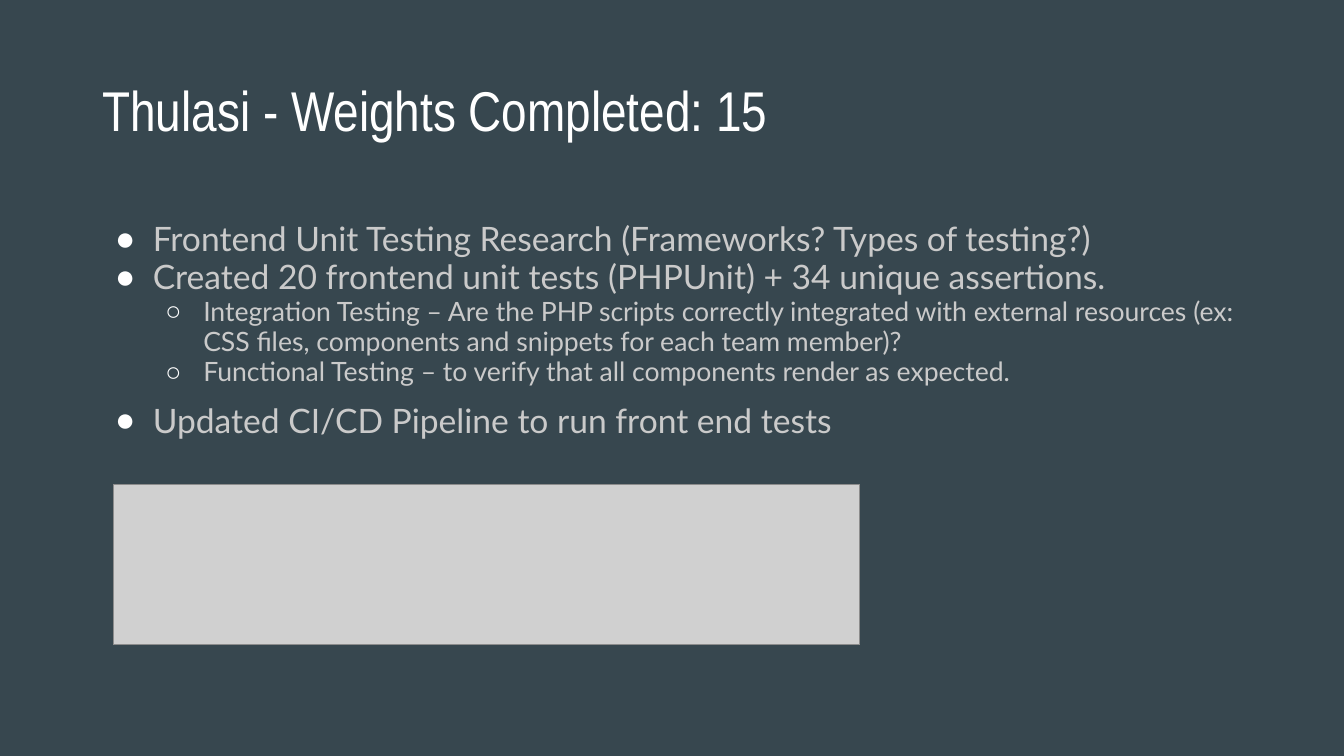
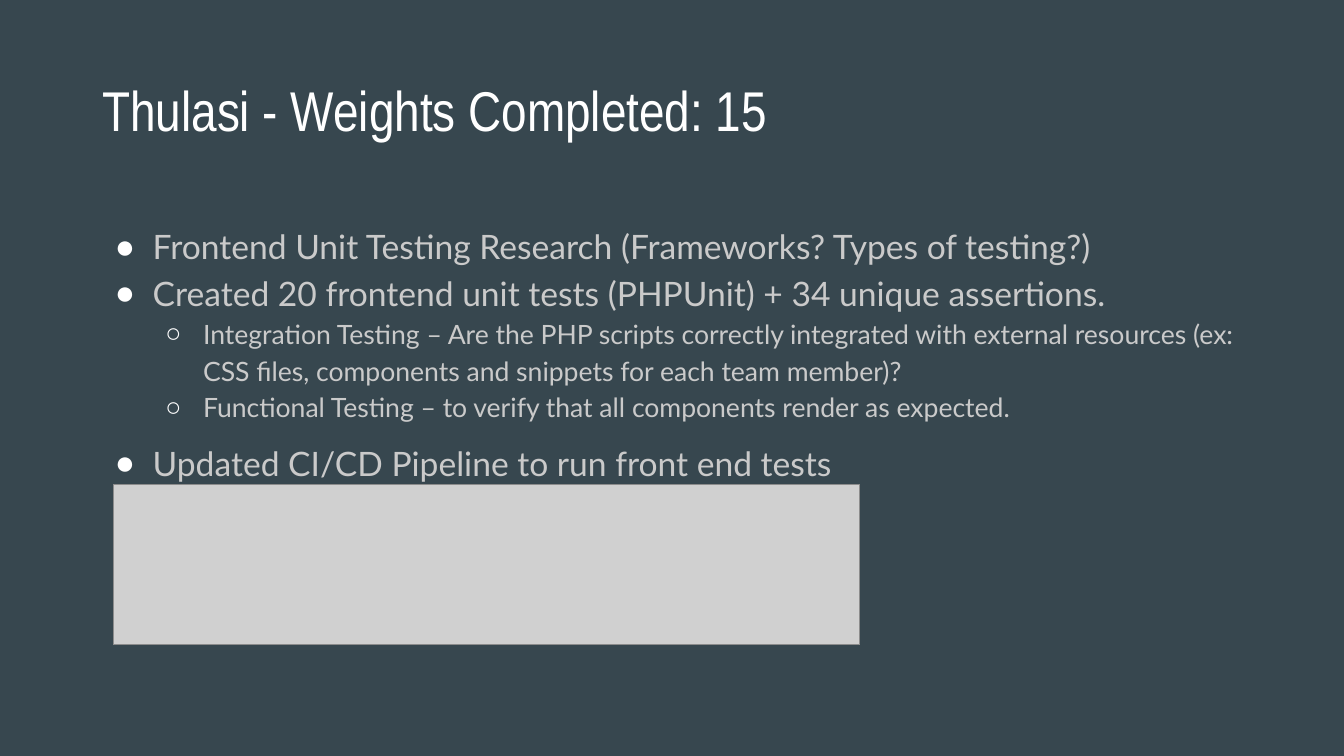
Before and after one commit to rehan-code/Game-Library-Web-App, a slide deck: slide 9 of CIS4250_Retrospective.pptx. Drawn at 1344x756 pixels with LibreOffice and Linux fonts; fonts in the diff are those of the drawing; grey boxes stand for pictures. Boxes give left, top, right and bottom in pixels: in the first picture for what was removed or moved away, otherwise in the second. Text is boxed around its words. In the diff, an @@ line names an element or a change of style, - is before the commit and + after.

```diff
--- a/CIS4250_Retrospective.pptx
+++ b/CIS4250_Retrospective.pptx
@@ text "Frontend Unit Testing Research (Frameworks? ..." at (153,233,1233,482): indent changed; line spacing 1.3 to 1.5; line spacing 0.95 to 1.15 @@
```
Also in this commit, not shown: 10 other slides changed, 1 other file.
